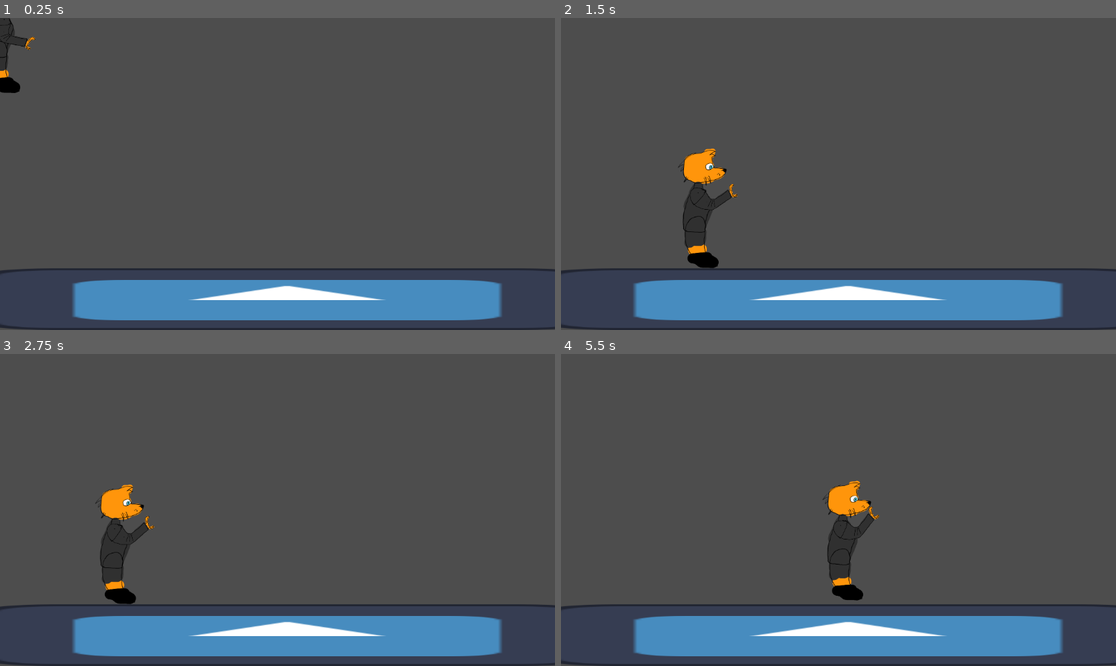
Above: before the commit, frames 1-4 (two rows, left to right).
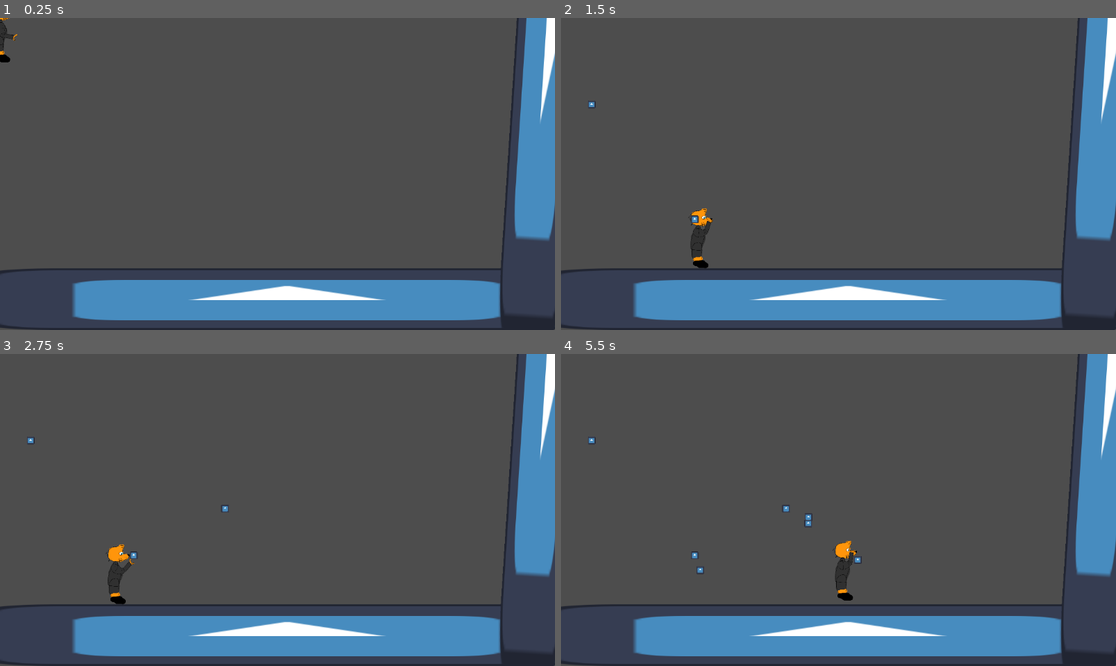
Above: after the commit, the same moments.

Repository: DrOtter3000/foxy-mc-foxmage
Game: Godot game, scene res://Levels/level_template.tscn
Same seed, same stepped clock (60 frames per second), same inputs: the game is played once before the commit and once after it. The engine's default icon, where the game draws it, is replaced by a stand-in: a white triangle on a blue panel in a dark square.
Inputs (mouse positions are in pixels of both pictures, inside the frame that each line leads up to):
- Up to frame 1 (0.25 s): no input
- Up to frame 2 (1.5 s): move the mouse to (960, 158) at 0.52 s; hold D (right) from 0.53 s (still down); click (960, 158) at 0.6 s; tap Space (jump) at 0.77 s; move the mouse to (727, 189) at 1.27 s; click (727, 189) at 1.35 s
- Up to frame 3 (2.75 s): tap Space (jump) at 1.52 s; move the mouse to (333, 441) at 2.02 s; release D (right) at 2.03 s; hold A (left) from 2.03 s (still down); click (333, 441) at 2.1 s
- Up to frame 4 (5.5 s): move the mouse to (810, 572) at 2.77 s; release A (left) at 2.78 s; hold D (right) 2.78-4.28 s; click (810, 572) at 2.85 s; tap Space (jump) at 3.02, 3.77, 4.52 s; move the mouse to (1005, 556) at 3.52 s; click (1005, 556) at 3.6 s; move the mouse to (672, 463) at 4.27 s; hold A (left) 4.28-5.03 s; click (672, 463) at 4.35 s; move the mouse to (866, 510) at 5.02 s; hold D (right) from 5.03 s (still down); click (866, 510) at 5.1 s

The runs differ from the first frame. In frame 1, 5.8% of the frame differs, in the area x 0-100%, y 0-100%; in frame 2, 7.0%; in frame 3, 7.1%; in frame 4, 7.2%, in the area x 4-100%, y 0-100%.

Commit message:
make player spawn projectile

Diff:
--- a/Characters/Player/player.gd
+++ b/Characters/Player/player.gd
@@ -4,8 +4,11 @@
 const SPEED = 300.0
 const JUMP_VELOCITY = -400.0
 
+@export var projectile: PackedScene
+
 @onready var arm: Node2D = $Arm
 @onready var body: Sprite2D = $Body
+@onready var projectile_spawn_position: Node2D = $Arm/ProjectileSpawnPosition
 
 
 func _physics_process(delta: float) -> void:
@@ -39,4 +42,8 @@
 		body.scale.x = -1
 		arm.scale.y = -1
 
+	if Input.is_action_just_pressed("attack_range"):
+		var projectile_instance = projectile.instantiate()
+		get_parent().add_child(projectile_instance)
+		projectile_instance.global_position = projectile_spawn_position.global_position
 	move_and_slide()
--- a/Characters/Player/player.tscn
+++ b/Characters/Player/player.tscn
@@ -1,6 +1,7 @@
-[gd_scene load_steps=5 format=3 uid="uid://1u8a7uxlek6k"]
+[gd_scene load_steps=6 format=3 uid="uid://1u8a7uxlek6k"]
 
 [ext_resource type="Script" uid="uid://bxd5rqtg2sve4" path="res://Characters/Player/player.gd" id="1_j341n"]
+[ext_resource type="PackedScene" uid="uid://carc6rsqatowh" path="res://Projectiles/projectile.tscn" id="2_bqsbk"]
 [ext_resource type="Texture2D" uid="uid://dvk4vrea85ppn" path="res://Assets/Fox/fox.png" id="2_cue0d"]
 [ext_resource type="Texture2D" uid="uid://dnm41wx5tsohh" path="res://Assets/Fox/fox_arm.png" id="3_cue0d"]
 
@@ -8,8 +9,9 @@
 size = Vector2(128, 496)
 
 [node name="Player" type="CharacterBody2D"]
-scale = Vector2(0.5, 0.5)
+scale = Vector2(0.25, 0.25)
 script = ExtResource("1_j341n")
+projectile = ExtResource("2_bqsbk")
 
 [node name="Body" type="Sprite2D" parent="."]
 texture = ExtResource("2_cue0d")
--- a/Levels/level_template.tscn
+++ b/Levels/level_template.tscn
@@ -19,4 +19,16 @@
 position = Vector2(-0.39751053, 0)
 shape = SubResource("RectangleShape2D_sjjkl")
 
+[node name="Sprite2D2" type="Sprite2D" parent="."]
+position = Vector2(1136, 16.000061)
+rotation = 1.6351364
+scale = Vector2(10.0625, 1)
+texture = ExtResource("1_s7a6p")
+
+[node name="StaticBody2D" type="StaticBody2D" parent="Sprite2D2"]
+
+[node name="CollisionShape2D" type="CollisionShape2D" parent="Sprite2D2/StaticBody2D"]
+position = Vector2(-0.39751053, 0)
+shape = SubResource("RectangleShape2D_sjjkl")
+
 [node name="Player" parent="." instance=ExtResource("2_nsw7g")]
--- a/Projectiles/projectile.tscn
+++ b/Projectiles/projectile.tscn
@@ -1,4 +1,6 @@
-[gd_scene load_steps=2 format=3 uid="uid://carc6rsqatowh"]
+[gd_scene load_steps=3 format=3 uid="uid://carc6rsqatowh"]
+
+[ext_resource type="Texture2D" uid="uid://njejxl5ep2g4" path="res://icon.svg" id="1_kyvh0"]
 
 [sub_resource type="CircleShape2D" id="CircleShape2D_rubjp"]
 radius = 8.0
@@ -7,3 +9,7 @@
 
 [node name="CollisionShape2D" type="CollisionShape2D" parent="."]
 shape = SubResource("CircleShape2D_rubjp")
+
+[node name="Sprite2D" type="Sprite2D" parent="."]
+scale = Vector2(0.12499999, 0.12499999)
+texture = ExtResource("1_kyvh0")
